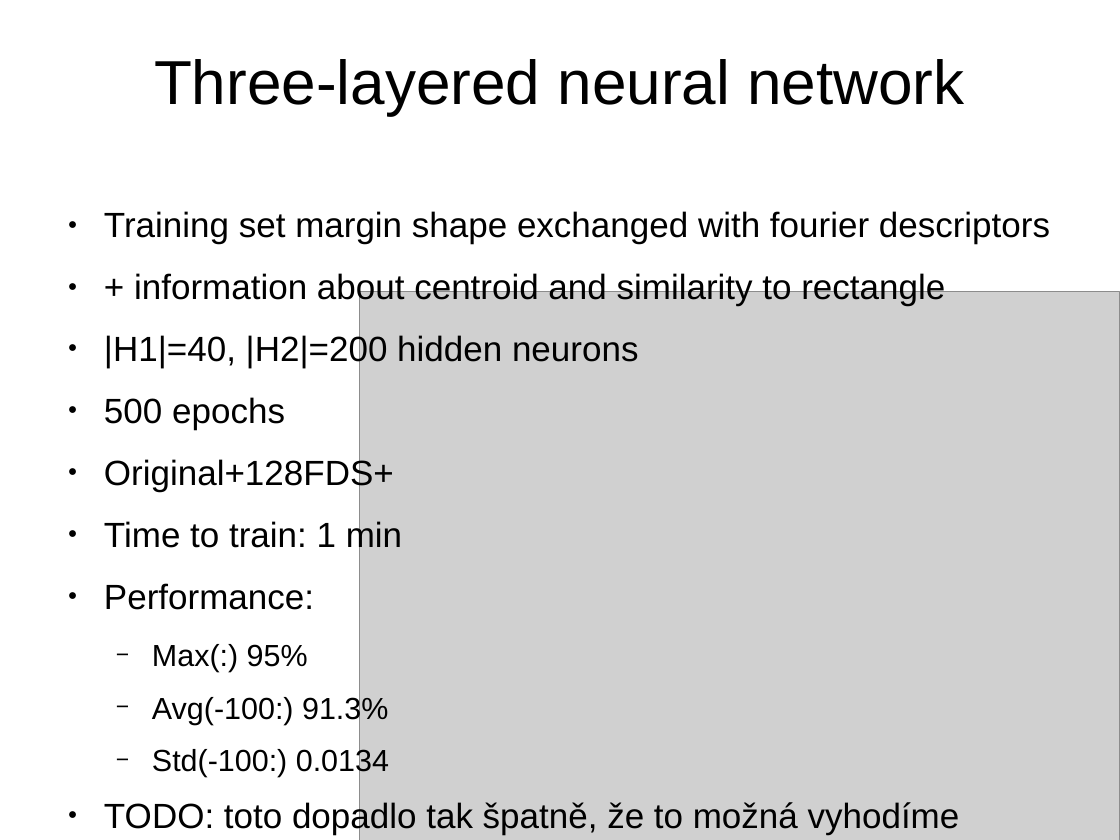
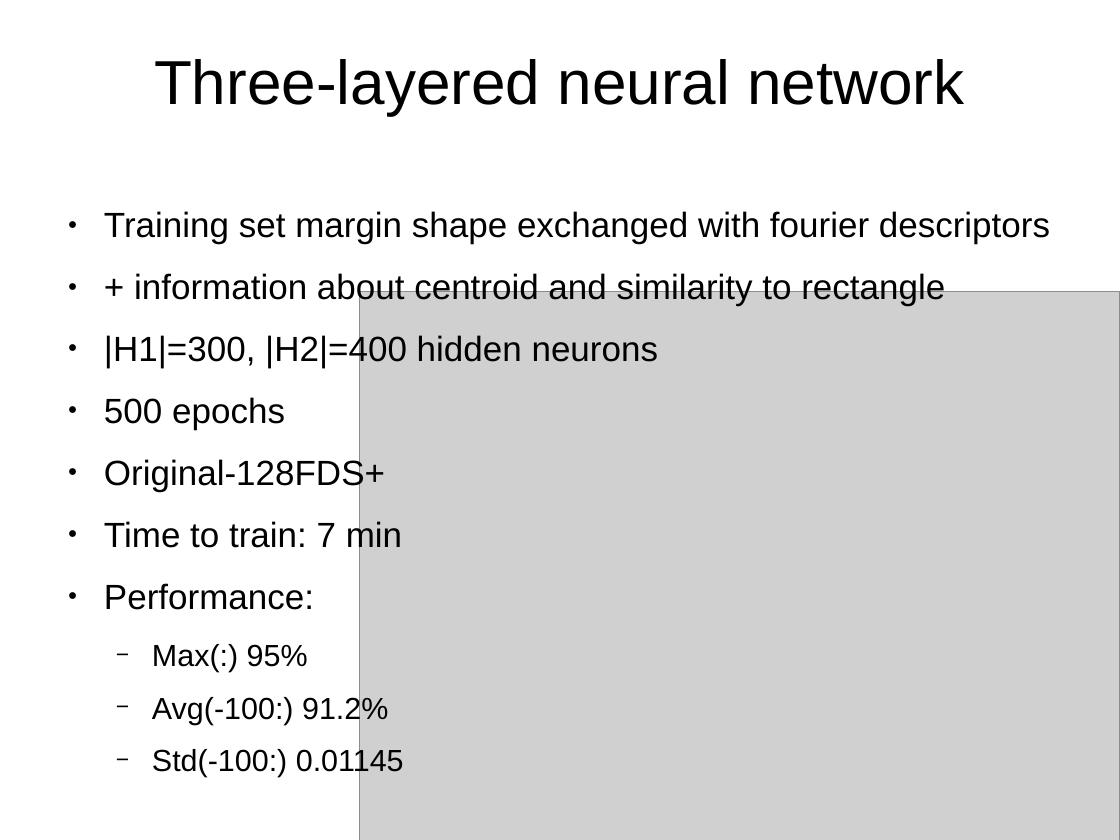
Before and after one commit to kappalabs/NNLeafClassifierProject, a slide deck: slide 13 of slideshow/slides.odp (slide 12 before the commit). Drawn at 1120x840 pixels with LibreOffice and Linux fonts; fonts in the diff are those of the drawing; grey boxes stand for pictures; background and template pictures are left out. Boxes give left, top, right and bottom in pixels: in the first picture for what was removed or moved away, otherwise in the second. Text is boxed around its words. In the diff, an @@ line names an element or a change of style, - is before the commit and + after.

Commit message:
[TASK] Fourier Descriptors
 - added information about FDS
 - changed experiment with 3-layered NN
 - removed TODOs
 - added final slide

```diff
--- a/slideshow/slides.odp
+++ b/slideshow/slides.odp
@@ text at (x1=104, y1=333, x2=659, y2=368): text changed @@
-● |H1|=40, |H2|=200 hidden neurons
+● |H1|=300, |H2|=400 hidden neurons
@@ text at (x1=104, y1=457, x2=402, y2=554): text changed @@
-● Original+128FDS+
-● Time to train: 1 min
+● Original-128FDS+
+● Time to train: 7 min
@@ text at (x1=152, y1=694, x2=404, y2=777): text changed; size 24.8 to 21.6 pt @@
-  − Avg(-100:) 91.3%
-  − Std(-100:) 0.0134
-● TODO: toto dopadlo tak špatně, že to možná vyhodíme
+  − Avg(-100:) 91.2%
+  − Std(-100:) 0.01145
```
Also in this commit, not shown: 3 other slides changed, 3 slides added, 1 slide removed, 3 other files.
